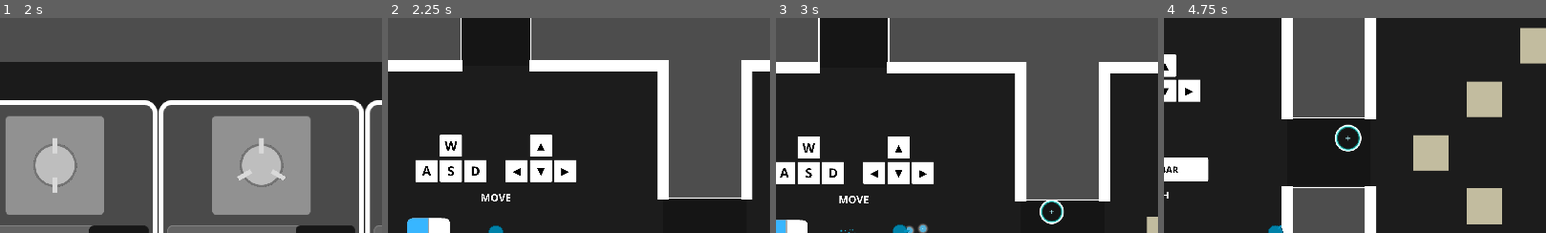
Above: before the commit, frames 1-4 (left to right).
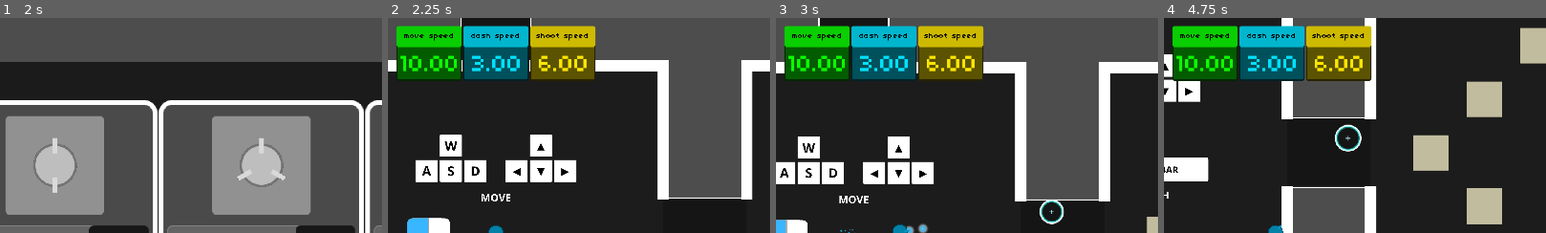
Above: after the commit, the same moments.

Repository: doanryderrhythm/thesis-1-vng-game
Game: Godot game, scene res://scenes/main_scenes/shop_scene.tscn
The game is run twice, just before and just after one commit, with the same random seed, the same clock (stepped at 60 frames per second) and the same inputs.
Inputs (mouse positions are % of the whole screen's width and height, from its top left):
- Up to frame 1 (2 s): click "Unlock - 0" at 0.5 s; click "Equip" at 1.25 s
- Up to frame 2 (2.25 s): click "START" at 2 s
- Up to frame 3 (3 s): tap Enter at 2.75 s; move the mouse to (72, 45) at 2.77 s; hold Right (right) from 2.78 s (still down); tap Space (dash) at 2.85 s; click (72, 45) at 2.92 s
- Up to frame 4 (4.75 s): move the mouse to (30, 55) at 3.52 s; release Right (right) at 3.53 s; hold Down (down) 3.53-4.28 s; tap Space (dash) at 3.6, 4.35 s; move the mouse to (60, 28) at 4.27 s; hold Right (right) from 4.28 s (still down)
The pictures show only the part of the screen within x 36-86%, y 0-50%; the shares and areas given below are measured in that part.

Frame 1 is identical in both runs. In frame 2, 13% of the frame differs, in the area x 2-55%, y 3-30%; in frame 3, 13%; in frame 4, 13%.
Error in both runs: Stack overflow. Check for infinite recursion in your script. (res://scripts/ui/skin_ui_item.gd:52)

Commit message:
Added more information and updated visuals

Diff:
--- a/untitled-thesis-1-game/scenes/rooms/base_room.tscn
+++ b/untitled-thesis-1-game/scenes/rooms/base_room.tscn
@@ -173,8 +173,8 @@
 
 [node name="LeftDoor" type="Sprite2D" parent="Doors" unique_id=1635673156]
 modulate = Color(0.7413847, 0.7413847, 0.7413844, 1)
-position = Vector2(-1200, 0)
-scale = Vector2(0.2, 3)
+position = Vector2(-1210, 0)
+scale = Vector2(0.3000005, 3)
 texture = ExtResource("1_43ixu")
 
 [node name="StaticBody2D" type="StaticBody2D" parent="Doors/LeftDoor" unique_id=2072005931]
@@ -184,8 +184,8 @@
 
 [node name="RightDoor" type="Sprite2D" parent="Doors" unique_id=1133344729]
 modulate = Color(0.7413847, 0.7413847, 0.7413844, 1)
-position = Vector2(1200, 0)
-scale = Vector2(0.2, 3)
+position = Vector2(1210, 0)
+scale = Vector2(0.3, 4.5)
 texture = ExtResource("1_43ixu")
 
 [node name="StaticBody2D" type="StaticBody2D" parent="Doors/RightDoor" unique_id=1426432018]
@@ -195,9 +195,9 @@
 
 [node name="TopDoor" type="Sprite2D" parent="Doors" unique_id=793812438]
 modulate = Color(0.7413847, 0.7413847, 0.7413844, 1)
-position = Vector2(0, -1200)
-rotation = 1.5707964
-scale = Vector2(0.2, 3)
+position = Vector2(0, -1210)
+rotation = 1.5707964
+scale = Vector2(0.3, 4.5)
 texture = ExtResource("1_43ixu")
 
 [node name="StaticBody2D" type="StaticBody2D" parent="Doors/TopDoor" unique_id=2063901262]
@@ -207,9 +207,9 @@
 
 [node name="BottomDoor" type="Sprite2D" parent="Doors" unique_id=821949933]
 modulate = Color(0.7413847, 0.7413847, 0.7413844, 1)
-position = Vector2(0, 1200)
-rotation = 1.5707964
-scale = Vector2(0.2, 3)
+position = Vector2(0, 1210)
+rotation = 1.5707964
+scale = Vector2(0.3, 4.5)
 texture = ExtResource("1_43ixu")
 
 [node name="StaticBody2D" type="StaticBody2D" parent="Doors/BottomDoor" unique_id=34872234]
--- a/untitled-thesis-1-game/scenes/ui/debug_ui.tscn
+++ b/untitled-thesis-1-game/scenes/ui/debug_ui.tscn
@@ -2,6 +2,7 @@
 
 [ext_resource type="Texture2D" uid="uid://dj6ajch28274c" path="res://sprites/bars/health_bar_main_sprite.png" id="1_14mai"]
 [ext_resource type="Script" uid="uid://ddxe4rdo65rrj" path="res://scripts/ui/debug_ui.gd" id="1_hqpec"]
+[ext_resource type="Texture2D" uid="uid://dadxxqbb0l40r" path="res://sprites/bars/player_stats.png" id="2_j0te7"]
 [ext_resource type="Texture2D" uid="uid://cmf4kh1kci1jp" path="res://sprites/bars/health_icon.png" id="2_pu33q"]
 [ext_resource type="Texture2D" uid="uid://b2of4763rak84" path="res://sprites/bars/health_progress.png" id="3_k7b8x"]
 [ext_resource type="Texture2D" uid="uid://ptbjvi1ww8ce" path="res://sprites/bars/dash_icon.png" id="4_fadvp"]
@@ -15,6 +16,16 @@
 [ext_resource type="Texture2D" uid="uid://r0ku0idq14xt" path="res://sprites/ui/pause_button_selected.png" id="10_hr2xk"]
 [ext_resource type="Texture2D" uid="uid://ccmhxs4mq68fr" path="res://sprites/ui/result_screen.png" id="12_hr2xk"]
 
+[sub_resource type="LabelSettings" id="LabelSettings_j3jup"]
+font = ExtResource("9_j0te7")
+font_size = 20
+font_color = Color(0, 0, 0, 1)
+
+[sub_resource type="LabelSettings" id="LabelSettings_71sgh"]
+line_spacing = 0.0
+font = ExtResource("9_j0te7")
+font_size = 60
+
 [sub_resource type="LabelSettings" id="LabelSettings_fadvp"]
 line_spacing = 0.0
 font = ExtResource("9_j0te7")
@@ -372,6 +383,113 @@
 process_mode = 3
 script = ExtResource("1_hqpec")
 
+[node name="HBoxContainer" type="HBoxContainer" parent="." unique_id=683640922]
+anchors_preset = 5
+anchor_left = 0.5
+anchor_right = 0.5
+offset_left = -250.0
+offset_top = 20.0
+offset_right = 250.0
+offset_bottom = 158.0
+grow_horizontal = 2
+alignment = 1
+
+[node name="MoveStats" type="TextureRect" parent="HBoxContainer" unique_id=757924634]
+modulate = Color(0.047058824, 1, 0, 1)
+layout_mode = 2
+texture = ExtResource("2_j0te7")
+
+[node name="Title" type="Label" parent="HBoxContainer/MoveStats" unique_id=1731892562]
+layout_mode = 1
+anchors_preset = -1
+anchor_right = 1.0
+anchor_bottom = 0.261
+offset_bottom = 16.981998
+grow_horizontal = 2
+text = "move speed"
+label_settings = SubResource("LabelSettings_j3jup")
+horizontal_alignment = 1
+vertical_alignment = 1
+
+[node name="Value" type="Label" parent="HBoxContainer/MoveStats" unique_id=2090178684]
+layout_mode = 1
+anchors_preset = -1
+anchor_top = 0.261
+anchor_right = 1.0
+anchor_bottom = 0.97800004
+offset_top = 16.981998
+offset_right = 7.0
+offset_bottom = 8.0359955
+grow_horizontal = 2
+text = "0"
+label_settings = SubResource("LabelSettings_71sgh")
+horizontal_alignment = 1
+vertical_alignment = 1
+
+[node name="DashStats" type="TextureRect" parent="HBoxContainer" unique_id=1769635347]
+modulate = Color(0, 0.88504267, 1, 1)
+layout_mode = 2
+texture = ExtResource("2_j0te7")
+
+[node name="Title" type="Label" parent="HBoxContainer/DashStats" unique_id=295631066]
+layout_mode = 1
+anchors_preset = -1
+anchor_right = 1.0
+anchor_bottom = 0.261
+offset_bottom = 16.981998
+grow_horizontal = 2
+text = "dash speed"
+label_settings = SubResource("LabelSettings_j3jup")
+horizontal_alignment = 1
+vertical_alignment = 1
+
+[node name="Value" type="Label" parent="HBoxContainer/DashStats" unique_id=2033410385]
+layout_mode = 1
+anchors_preset = -1
+anchor_top = 0.261
+anchor_right = 1.0
+anchor_bottom = 0.97800004
+offset_top = 16.981998
+offset_right = 7.0
+offset_bottom = 8.0359955
+grow_horizontal = 2
+text = "0"
+label_settings = SubResource("LabelSettings_71sgh")
+horizontal_alignment = 1
+vertical_alignment = 1
+
+[node name="ShootStats" type="TextureRect" parent="HBoxContainer" unique_id=358969262]
+modulate = Color(1, 0.90383136, 0, 1)
+layout_mode = 2
+texture = ExtResource("2_j0te7")
+
+[node name="Title" type="Label" parent="HBoxContainer/ShootStats" unique_id=1317134394]
+layout_mode = 1
+anchors_preset = -1
+anchor_right = 1.0
+anchor_bottom = 0.261
+offset_bottom = 16.981998
+grow_horizontal = 2
+text = "shoot speed"
+label_settings = SubResource("LabelSettings_j3jup")
+horizontal_alignment = 1
+vertical_alignment = 1
+
+[node name="Value" type="Label" parent="HBoxContainer/ShootStats" unique_id=665371134]
+layout_mode = 1
+anchors_preset = -1
+anchor_top = 0.261
+anchor_right = 1.0
+anchor_bottom = 0.97800004
+offset_top = 16.981998
+offset_right = 7.0
+offset_bottom = 8.0359955
+grow_horizontal = 2
+text = "0"
+label_settings = SubResource("LabelSettings_71sgh")
+horizontal_alignment = 1
+vertical_alignment = 1
+
 [node name="LevelLabel" type="Label" parent="." unique_id=1343779444]
 modulate = Color(1, 1, 1, 0)
 anchors_preset = 8
@@ -798,6 +916,7 @@
 vertical_alignment = 1
 
 [node name="ResultNode" type="ColorRect" parent="." unique_id=1507721967]
+visible = false
 anchors_preset = 15
 anchor_right = 1.0
 anchor_bottom = 1.0
--- a/untitled-thesis-1-game/scripts/autoload/game_manager.gd
+++ b/untitled-thesis-1-game/scripts/autoload/game_manager.gd
@@ -49,6 +49,7 @@
 signal room_start
 signal delete_bullets
 signal coin_change
+signal stats_change
 
 func _ready() -> void:
 	pass
--- a/untitled-thesis-1-game/scripts/collectibles/dash_collectible.gd
+++ b/untitled-thesis-1-game/scripts/collectibles/dash_collectible.gd
@@ -4,5 +4,6 @@
 func take_effect() -> void:
 	if GameManager.player:
 		GameManager.player.increase_dash(1)
+		GameManager.stats_change.emit()
 	queue_free()
 	pass
--- a/untitled-thesis-1-game/scripts/collectibles/shoot_collectible.gd
+++ b/untitled-thesis-1-game/scripts/collectibles/shoot_collectible.gd
@@ -4,5 +4,6 @@
 func take_effect() -> void:
 	if GameManager.player:
 		GameManager.player.increase_bullet_speed(1)
+		GameManager.stats_change.emit()
 	queue_free()
 	pass
--- a/untitled-thesis-1-game/scripts/collectibles/speed_collectible.gd
+++ b/untitled-thesis-1-game/scripts/collectibles/speed_collectible.gd
@@ -4,5 +4,6 @@
 func take_effect() -> void:
 	if GameManager.player:
 		GameManager.player.increase_move_speed(0.25)
+		GameManager.stats_change.emit()
 	queue_free()
 	pass
--- a/untitled-thesis-1-game/scripts/room/base_room.gd
+++ b/untitled-thesis-1-game/scripts/room/base_room.gd
@@ -22,6 +22,7 @@
 @onready var last_point: Marker2D = $WayPoints/LastPoint
 
 @onready var doors: Node2D = $Doors
+@onready var corridors: Node2D = $Corridors
 
 @onready var start_area_collision: CollisionShape2D = $StartArea2D/CollisionShape2D
 
@@ -60,6 +61,7 @@
 
 func start_stage(is_toggled: bool, is_game_start: bool = false) -> void:
 	doors.visible = is_toggled
+	corridors.visible = !is_toggled
 	if is_toggled:
 		door_close_audio.play()
 		GameManager.room_start.emit()
--- a/untitled-thesis-1-game/scripts/ui/debug_ui.gd
+++ b/untitled-thesis-1-game/scripts/ui/debug_ui.gd
@@ -33,6 +33,12 @@
 @onready var achievements_label: Label = $ResultNode/Background/ContentContainer/RewardsContainer/AchievementsContainer/RewardsValueLabel
 #endregion
 
+#region PLAYER STATS
+@onready var move_value: Label = $HBoxContainer/MoveStats/Value
+@onready var dash_value: Label = $HBoxContainer/DashStats/Value
+@onready var shoot_value: Label = $HBoxContainer/ShootStats/Value
+#endregion
+
 @onready var pause_ui: ColorRect = $PauseNode
 @export var retire_string: String
 
@@ -65,6 +71,7 @@
 	change_phase(false)
 	change_score()
 	change_coin()
+	change_in_game_stats()
 
 	GameManager.health_change.connect(change_health)
 	GameManager.dash_change.connect(change_dash)
@@ -74,6 +81,7 @@
 	GameManager.phase_change.connect(change_phase)
 	GameManager.score_change.connect(change_score)
 	GameManager.coin_change.connect(change_coin)
+	GameManager.stats_change.connect(change_in_game_stats)
 
 	update_minimap()
 
@@ -114,6 +122,14 @@
 		phase_title_label.visible = false
 		phase_label.visible = false
 
+func change_in_game_stats() -> void:
+	if !GameManager.player and is_instance_valid(GameManager.player):
+		pass
+
+	move_value.text = "%.2f" % (ProfileManager.move_speed / 100.0 * GameManager.player._offset_move_speed)
+	dash_value.text = "%.2f" % (GameManager.player._total_dash)
+	shoot_value.text = "%.2f" % (ValueStorer.player_bullet_speed_mult + GameManager.player._offset_bullet_speed)
+
 func update_result_screen() -> void:
 	if GameManager.is_locked:
 		reason_to_lose_label.text = ValueStorer.locked_string
Binary file added: untitled-thesis-1-game/sprites/bars/player_stats.png
Not shown, added: untitled-thesis-1-game/sprites/bars/player_stats.png.import
